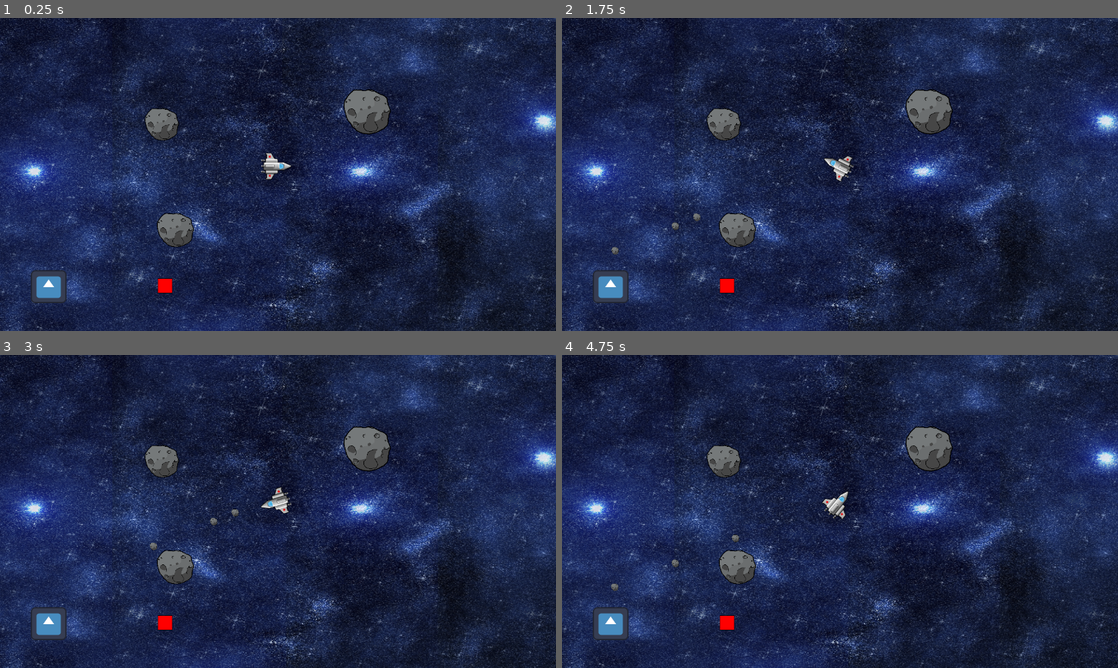
Above: before the commit, frames 1-4 (two rows, left to right).
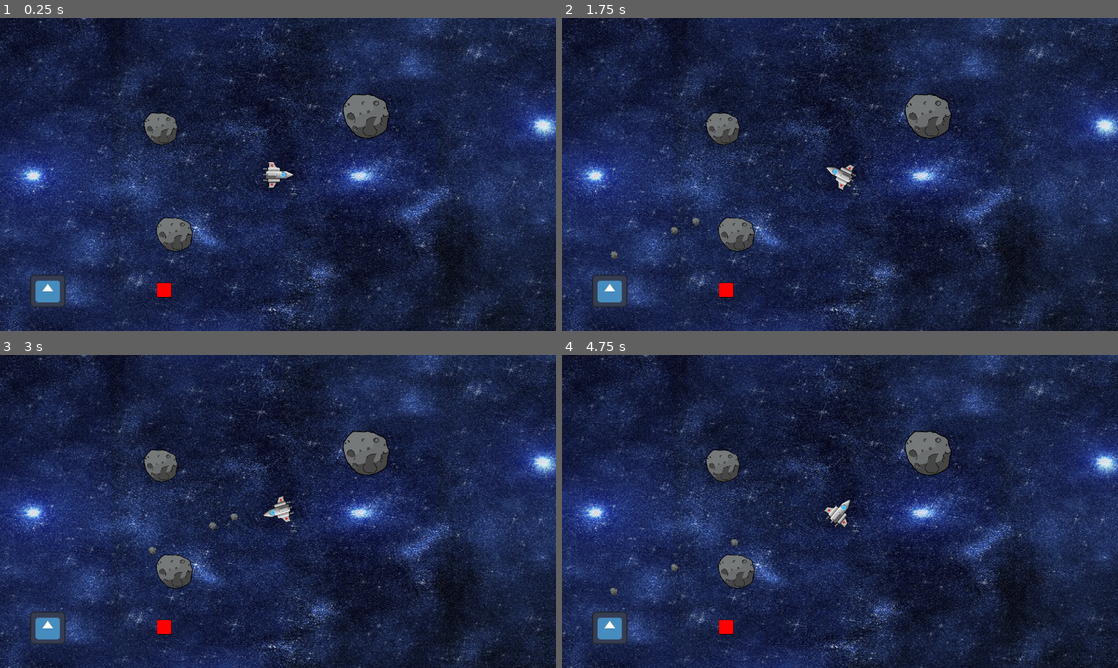
Above: after the commit, the same moments.

Repository: BenjaminLe1/obstacle-battle
Game: Godot game, scene res://world.tscn
Same seed, same stepped clock (60 frames per second), same inputs: the game is played once before the commit and once after it. The engine's default icon, where the game draws it, is replaced by a stand-in: a white triangle on a blue panel in a dark square.
Inputs (mouse positions are in pixels of both pictures, inside the frame that each line leads up to):
- Up to frame 1 (0.25 s): no input
- Up to frame 2 (1.75 s): tap Enter (ui_accept) at 0.5, 0.77, 1.52 s; move the mouse to (962, 158) at 0.52 s; hold Right (ui_right) from 0.53 s (still down); move the mouse to (728, 190) at 1.27 s
- Up to frame 3 (3 s): move the mouse to (333, 442) at 2.02 s; release Right (ui_right) at 2.03 s; hold Left (ui_left) 2.03-2.78 s; move the mouse to (250, 574) at 2.77 s; hold Right (ui_right) from 2.78 s (still down)
- Up to frame 4 (4.75 s): tap Enter (ui_accept) at 3.02, 3.77, 4.52 s; move the mouse to (1006, 558) at 3.52 s; move the mouse to (673, 464) at 4.27 s; release Right (ui_right) at 4.28 s; hold Left (ui_left) from 4.28 s (still down)

The runs differ from the first frame. In frame 1, 19% of the frame differs, in the area x 0-100%, y 0-100%; in frame 2, 19%; in frame 3, 19%; in frame 4, 19%.

Commit message:
merge test

Diff:
--- a/world.tscn
+++ b/world.tscn
@@ -71,7 +71,7 @@
 texture = ExtResource("1_8m3x3")
 
 [node name="player" parent="." groups=["player"] instance=ExtResource("1_wrisp")]
-position = Vector2(633, 350)
+position = Vector2(640, 360)
 
 [node name="StaticBody2D" type="StaticBody2D" parent="."]
 
@@ -131,7 +131,7 @@
 shape = SubResource("RectangleShape2D_sxvxm")
 
 [node name="Camera2D" type="Camera2D" parent="."]
-position = Vector2(638, 370)
+position = Vector2(640, 360)
 
 [node name="Sprite2D4" parent="." instance=ExtResource("5_3tvl3")]
 position = Vector2(378, 626)
